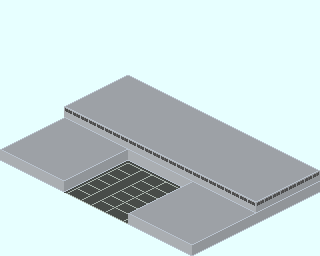
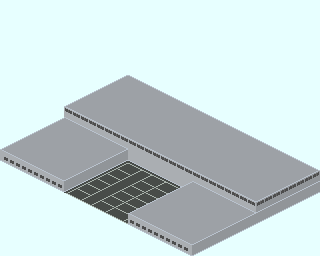
Layer changes from the first 320 x 256 image to the second:
painted on "Base_Plate_3x6.png" over (x1=4, y1=149, x2=192, y2=251)
